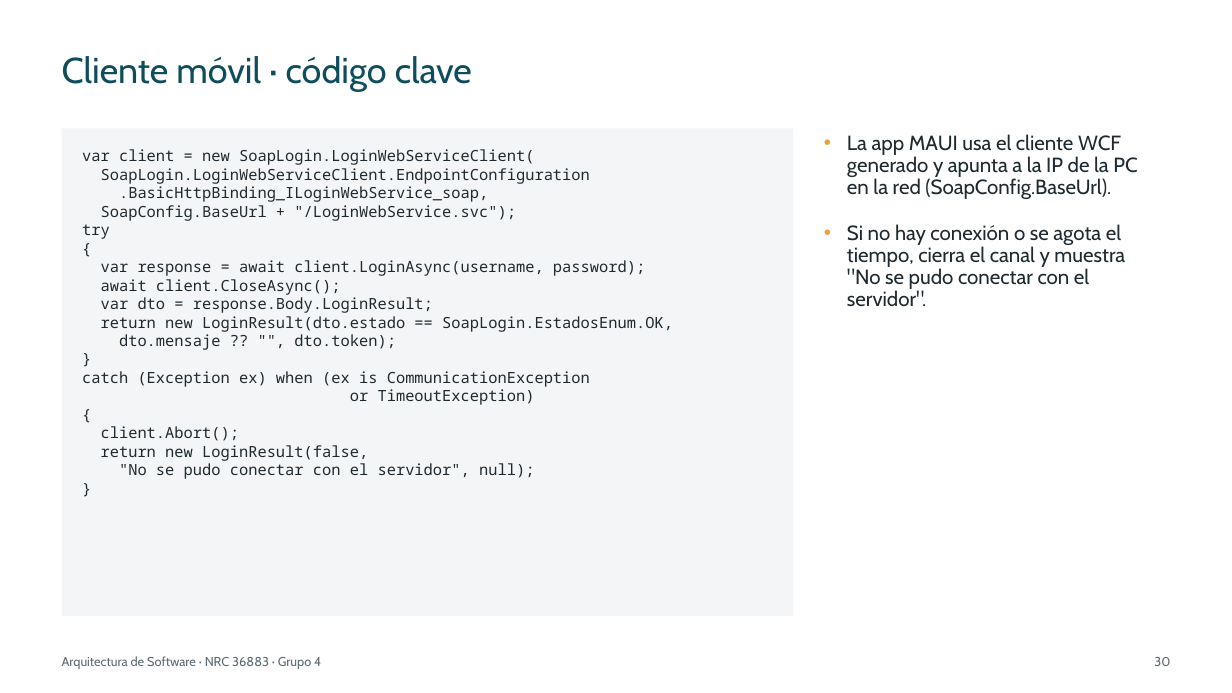
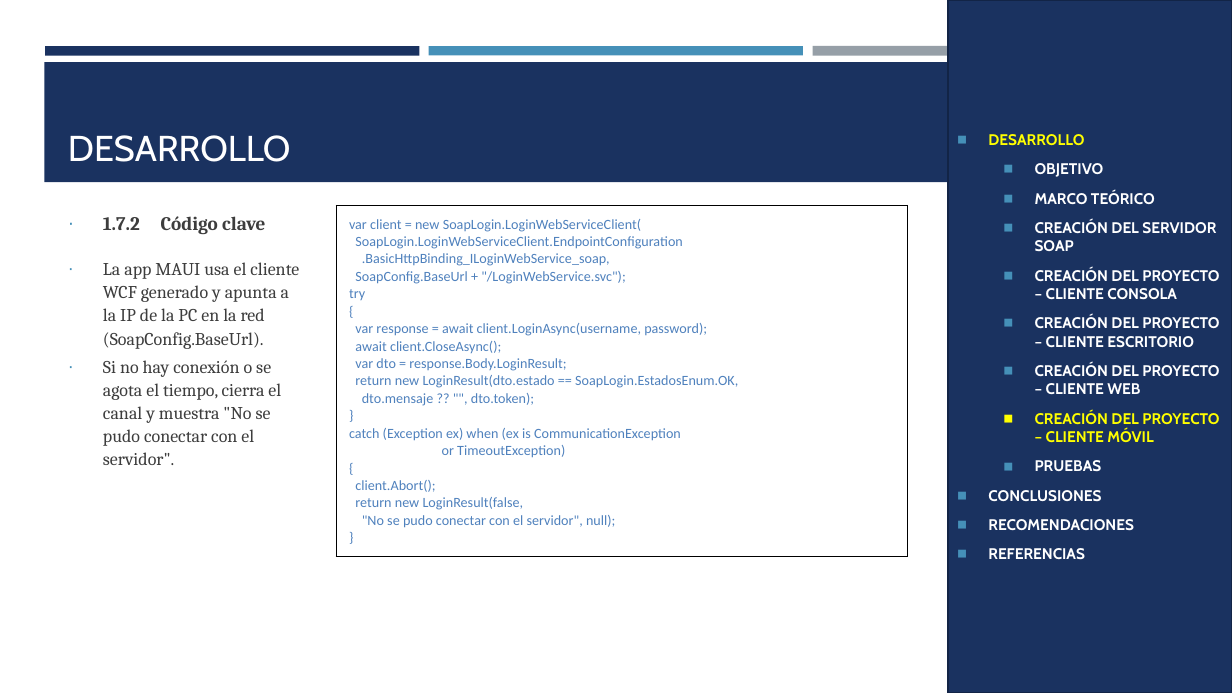
Before and after one commit to IMarcusDev/TI.1.2.-PAO202651_SOAP_DOTNET_SINBDD_NRC_36883_GR04, a slide deck: slide 24 of 05. DOCUMENTACION/PRESENTACION TI.1.2. SOAP sin BDD en DOTNET GR4.pptx (slide 30 before the commit). Drawn at 1232x693 pixels with LibreOffice and Linux fonts; fonts in the diff are those of the drawing. Boxes give left, top, right and bottom in pixels: in the first picture for what was removed or moved away, otherwise in the second. Text is boxed around its words. In the diff, an @@ line names an element or a change of style, - is before the commit and + after.

```diff
--- a/05. DOCUMENTACION/PRESENTACION TI.1.2. SOAP sin BDD en DOTNET GR4.pptx
+++ b/05. DOCUMENTACION/PRESENTACION TI.1.2. SOAP sin BDD en DOTNET GR4.pptx
@@ rectangle added at <box>948,0,1232,693</box>, fill #1A3260, outline #122446 1.75 pt, 12 pt, text #FFFFFF, bold @@
+◼ DESARROLLO
+  ◼ OBJETIVO
+  ◼ MARCO TEÓRICO
+  ◼ CREACIÓN DEL SERVIDOR SOAP
+  ◼ CREACIÓN DEL PROYECTO – CLIENTE CONSOLA
+  ◼ CREACIÓN DEL PROYECTO – CLIENTE ESCRITORIO
+  ◼ CREACIÓN DEL PROYECTO – CLIENTE WEB
+  ◼ CREACIÓN DEL PROYECTO – CLIENTE MÓVIL
+  ◼ PRUEBAS
+◼ CONCLUSIONES
+◼ RECOMENDACIONES
+◼ REFERENCIAS
@@ rectangle added at <box>45,46,420,55</box>, fill #1A3260 @@
@@ title removed at <box>62,56,472,92</box> @@
-Cliente móvil · código clave
@@ rectangle added at <box>429,46,803,55</box>, fill #4590B8 @@
@@ rectangle added at <box>812,46,1187,56</box>, fill #969FA7 @@
@@ rectangle added at <box>44,62,1188,182</box>, fill #1A3260 @@
@@ text removed at <box>62,128,794,616</box> @@
-var client = new SoapLogin.LoginWebServiceClient(
-SoapLogin.LoginWebServiceClient.EndpointConfiguration
-.BasicHttpBinding_ILoginWebService_soap,
-SoapConfig.BaseUrl + "/LoginWebService.svc");
-try
-{
-var response = await client.LoginAsync(username, password);
-await client.CloseAsync();
-var dto = response.Body.LoginResult;
-return new LoginResult(dto.estado == SoapLogin.EstadosEnum.OK,
-dto.mensaje ?? "", dto.token);
-}
-catch (Exception ex) when (ex is CommunicationException
-or TimeoutException)
-{
-client.Abort();
-return new LoginResult(false,
-"No se pudo conectar con el servidor", null);
-}
@@ title added at <box>68,135,291,162</box>, 28 pt, text #FFFFFF @@
+DESARROLLO
@@ text "1.7.2 Código clave": place and size @@
-text "1.7.2 Código clave" at <box>847,134,1137,306</box>
+text "1.7.2 Código clave" at <box>103,217,299,465</box>
@@ table added at <box>336,205,908,532</box>, 1 rows, 1 columns @@
+var client = new SoapLogin.LoginWebServiceClient( / SoapLogin.LoginWebServiceClient.EndpointConfiguration / .BasicHttpBinding_ILoginWebService_soap, / SoapConfig.BaseUrl + "/LoginWebService.svc"); / try / { / var response = await client.LoginAsync(username, password); / await client.CloseAsync(); / var dto = response.Body.LoginResult; / return new LoginResult(dto.estado == SoapLogin.EstadosEnum.OK, / dto.mensaje ?? "", dto.token); / } / catch (Exception ex) when (ex is CommunicationException / or TimeoutException) / { / client.Abort(); / return new LoginResult(false, / "No se pudo conectar con el servidor", null); / }
@@ text at <box>103,217,140,230</box>: paragraph added @@
+∙ 1.7.2 Código clave
@@ text at <box>103,262,299,465</box>: size 16 to 14 pt, font Cabin to Cambria, text colour #1F2A30 to #3D3D3D; bullet • to ∙; line spacing 0.9 to 1.07; less space between paragraphs; bullet colour #E8A33D to #4590B8 @@
@@ text removed at <box>62,656,321,669</box> @@
-Arquitectura de Software · NRC 36883 · Grupo 4
@@ page number removed at <box>1154,657,1170,666</box> @@
-30
```
Also in this commit, not shown: 22 other slides changed, 7 slides added, 15 slides removed.
